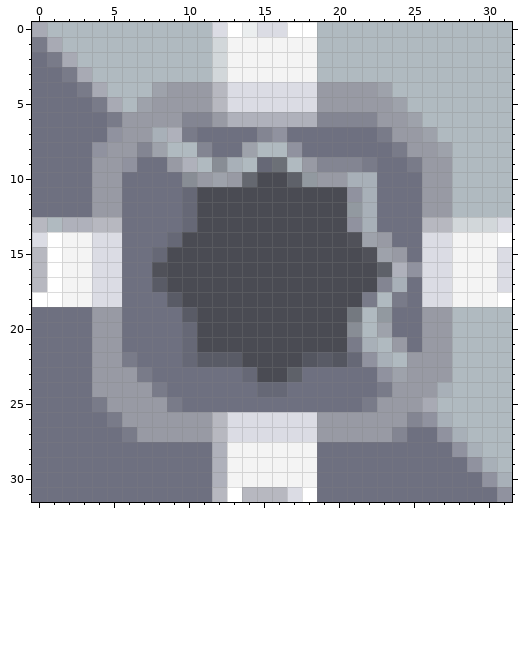
Pixel-art sprite -- assets/sprites/blocks/grain-filter.png. The picture above was drawn from the file before the commit.
The file is 32x32 pixels. Colours within 5 levels of each other are drawn and written as one.
New version:
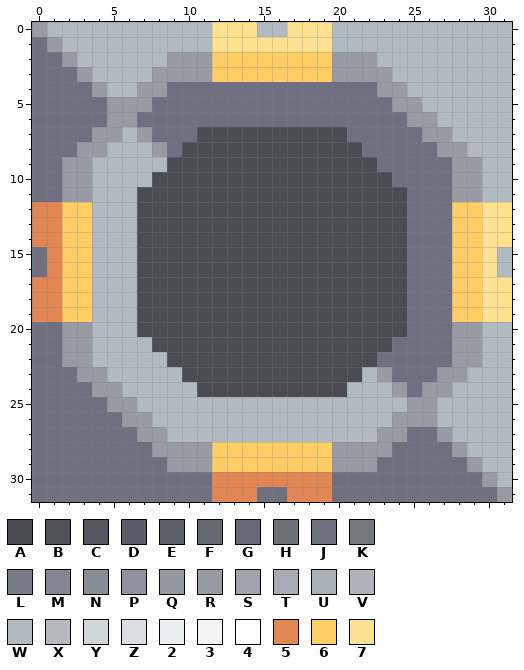
Palette (. is transparent): A #4a4b53  B #505159  C #545660  D #595b66  E #5e6169  F #656870  G #666876  H #6c7077  J #6e7080  K #747980  L #797b89  M #838592  N #888d95  P #90929f  Q #9299a0  R #989aa4  S #9ea2ab  T #a8aab4  U #a8b0b8  V #afb1bb  W #b0bac0  X #b7b8c0  Y #d2d7da  Z #dbdce4  2 #ebeeef  3 #f4f4f4  4 #ffffff  5 #e28654  6 #ffcd66  7 #ffe18f
Changes in this commit:
y 0: x 0 T -> R; x 12..19 Z42ZZ44W -> 777WW777
y 1: x 0..1 LT -> JR; x 12..19 Y333333W -> 77777777
y 2: x 1..2 LT -> JR; x 9..22 WWWY333333WWWW -> RRR66666666RRR
y 3: x 2..3 LT -> JR; x 8..23 WWWWY333333WWWWW -> RRRR66666666RRRR
y 4: x 3..4 LT -> JR; x 7..24 WSRRRXZZZZZZRRRRSW -> RRJJJJJJJJJJJJJJRR
y 5: x 4..25 LTWSRRRRXZZZZZZRRRRRSW -> JRRRJJJJJJJJJJJJJJJJRR
y 6: x 5 L -> R; x 7..26 RRRMMRVVVVVVMMMMRRSW -> JJJJJJJJJJJJJJJJJJRR
y 7: x 4..6 JPR -> RRW; x 8..20 UVLJJJJMPJJJJ -> JJJAAAAAAAAAA; x 23..27 LRRSW -> JJJRR
y 8: x 3..21 JPRRMSWWMJJSWWPJJJJ -> RRWWWRJAAAAAAAAAAAA; x 24..28 LRRSW -> JJJRR
y 9: x 2..22 JJRRPJJRVWNUWGHWRMMML -> RRWWWWWAAAAAAAAAAAAAA; x 25..29 LRRWW -> JJJRR
y 10: x 2..14 JJRRJJJJNRSRF -> RRWWWWAAAAAAA; x 17..23 EQRRUUJ -> AAAAAAA; x 26..29 RRWW -> JJRR
y 11: x 2..10 JJRRJJJJG -> RRWWWAAAA; x 21..24 PUJJ -> AAAA; x 26..29 RRWW -> JJRR
y 12: x 0..10 JJJJRRJJJJG -> 5566WWWAAAA; x 21..24 QUJJ -> AAAA; x 26..31 RRWWWW -> JJ6677
y 13: x 0..10 XWVVXXJJJJG -> 5566WWWAAAA; x 21..24 PUJJ -> AAAA; x 26..31 XXYYYZ -> JJ6677
y 14: x 0..9 Z433ZZJJJG -> 5566WWWAAA; x 21..24 BSRJ -> AAAA; x 26..31 ZZ3334 -> JJ6677
y 15: x 0..8 X433ZZJJG -> J566WWWAA; x 22..24 BSR -> AAA; x 26..31 ZZ333Z -> JJ667W
y 16: x 0..8 X433ZZJJB -> J566WWWAA; x 23..31 EVPZZ333Z -> AAJJJ667W
y 17: x 0..8 X433ZZJJD -> 5566WWWAA; x 23..24 MU -> AA; x 26..31 ZZ333Z -> JJ6677
y 18: x 0..9 4433ZZJJJD -> 5566WWWAAA; x 22..24 LWL -> AAA; x 26..31 ZZ3334 -> JJ6677
y 19: x 0..10 JJJJRRJJJJD -> 5566WWWAAAA; x 21..24 KWQJ -> AAAA; x 26..31 RRWWWW -> JJ6677
y 20: x 2..10 JJRRJJJJG -> RRWWWAAAA; x 21..24 NWSJ -> AAAA; x 26..29 RRWW -> JJRR
y 21: x 2..10 JJRRJJJJG -> RRWWWWAAA; x 21..24 LUWR -> AAAJ; x 26..29 RRWW -> JJRR
y 22: x 2..13 JJRRLJJJGDDD -> RRWWWWWAAAAA; x 18..29 CDCGPUWRRRWW -> AAAAAJJJJJRR
y 23: x 3 J -> R; x 5..14 RRLJJJJJJG -> WWWWWAAAAA; x 17..26 EJJJJJPSRR -> AAAAAWRJJJ; x 28 W -> R
y 24: x 6..23 RRLJJJJJJGGJJJJJJL -> WWWWWAAAAAAAAAAWWW; x 25 R -> J; x 27 U -> R
y 25: x 4 L -> J; x 7..24 RRLJJJJJJJJJJJJLRR -> WWWWWWWWWWWWWWWWWW; x 26 T -> R
y 26: x 5 L -> J; x 8..23 RRRRXZZZZZZRRRRR -> WWWWWWWWWWWWWWWW; x 25..27 MPU -> RRW
y 27: x 6 L -> J; x 9..22 RRRXZZZZZZRRRR -> WWWWWWWWWWWWWW; x 24 M -> R; x 27..28 PU -> RW
y 28: x 8..23 JJJJV333333JJJJJ -> RRRR66666666RRRR; x 28..29 PU -> RW
y 29: x 9..22 JJJV333333JJJJ -> RRR66666666RRR; x 29..30 PU -> RW
y 30: x 12..19 V333333J -> 55555555; x 30..31 PU -> RW
y 31: x 12..19 X4XXXZ4J -> 555JJ555; x 31 P -> R
Boxes around the changes in both pictures, in picture pixels (x1, y1, x2, y2):
changed: (32, 22, 512, 502)
